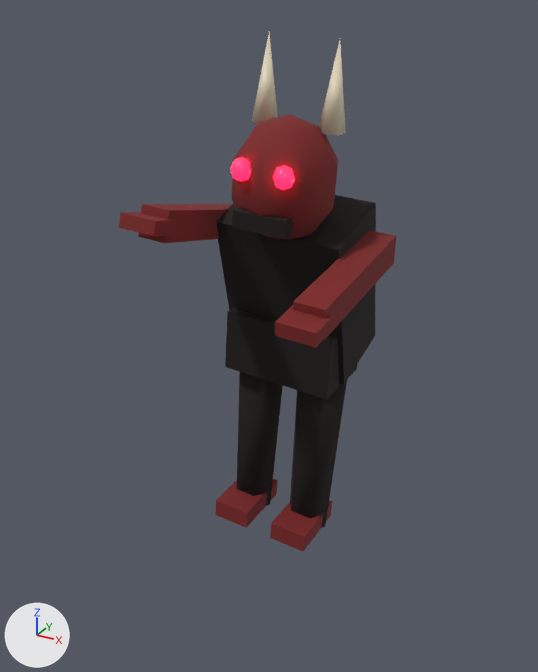
Renders of the glTF model models/ghoul_elite.glb from each side of a commit.
One viewpoint serves both versions: a camera (50 mm lens) standing at (1.31, -2.49, 2.09) and looking at (0.01, -0.12, 0.91). The axes (+X, +Y, +Z) are drawn at lower left. The lights are the same throughout. The picture after the commit comes second. Where no turn or scale is listed for an object, it has been applied to the vertices. Vertices at exactly the same position are counted once.

Script lines for the objects in view, before the commit:
```python
ob_arm1_skin = bpy.data.objects.new('arm1_skin', me_arm1_skin)
ob_arm1_skin.location = (0.002, -0.27, 0.028)
ob_arm_1_skin = bpy.data.objects.new('arm-1_skin', me_arm_1_skin)
ob_arm_1_skin.location = (0.001, 0.181, 0.013)
ob_ghoul_body_eyes = bpy.data.objects.new('ghoul_body_eyes', me_ghoul_body_eyes)
ob_ghoul_body_eyes.location = (0.0, 0.0, 0.0)
ob_ghoul_body_horn = bpy.data.objects.new('ghoul_body_horn', me_ghoul_body_horn)
ob_ghoul_body_horn.location = (0.0, 0.0, 0.0)
ob_ghoul_body_rags = bpy.data.objects.new('ghoul_body_rags', me_ghoul_body_rags)
ob_ghoul_body_rags.location = (0.0, 0.0, 0.0)
ob_ghoul_body_skin = bpy.data.objects.new('ghoul_body_skin', me_ghoul_body_skin)
ob_ghoul_body_skin.location = (0.0, 0.0, 0.0)
```
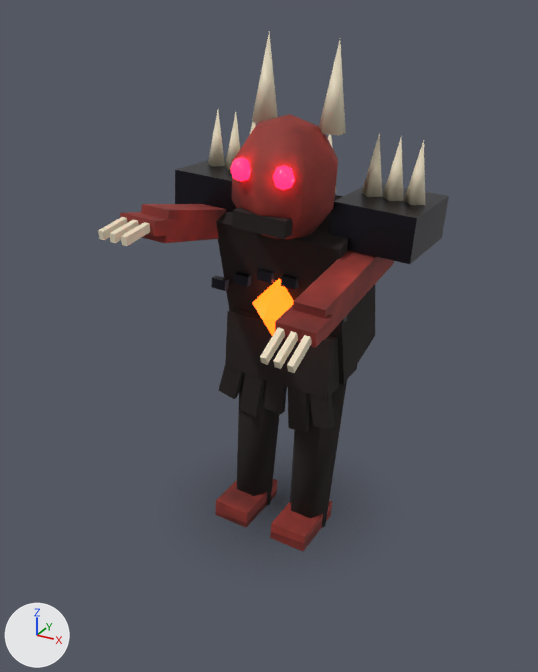
What changed in the scene script:
```text
Change mat_skin:
    remove mat_skin.base_color = (0.195, 0.013, 0.013)  # dark red #7a1e1e
    add mat_skin.texture = img_skin_skin_5
    mat_skin.roughness: 0.85 -> 0.75
Change mat_eyes:
    mat_eyes.emission_strength: 6.0 -> 8.0
Change me_arm_1_skin:
    where me_arm_1_skin.from_pydata(...)  # 16 vertices, 24 faces; spans x 0.311..0.456, y -0.818..-0.124, z 1.129..1.328
    me_arm_1_skin part 1: texture (UV) coordinates changed
Change me_ghoul_body_horn:
    remove me_ghoul_body_horn.from_pydata(...)  # 12 vertices, 16 faces; spans x -0.06..0.29, y -0.168..-0.072, z 1.704..2.024
    add me_ghoul_body_horn.from_pydata(...)  # 58 vertices, 76 faces; spans x -0.344..0.554, y -0.168..0.25, z 1.044..2.024
    me_ghoul_body_horn part 2: a new loose piece of 13 vertices spanning x 0.314..0.554, y -0.02..0.06, z 1.465..1.698, in mat_horn (beige #e8dcc0)
    me_ghoul_body_horn part 3: a new loose piece of 13 vertices spanning x -0.344..-0.105, y -0.02..0.06, z 1.511..1.744, in mat_horn (beige #e8dcc0)
    other edits to the shape of me_ghoul_body_horn do not show in these pictures
Change me_ghoul_body_rags:
    remove me_ghoul_body_rags.from_pydata(...)  # 48 vertices, 76 faces; spans x -0.229..0.351, y -0.36..0.273, z -0.016..1.472
    add me_ghoul_body_rags.from_pydata(...)  # 88 vertices, 136 faces; spans x -0.229..0.351, y -0.36..0.273, z -0.016..1.472
    me_ghoul_body_rags part 4
    20 vertices are added at x -0.219..0.303, y -0.145, z 0.53..0.87
    20 new vertices lie (0.0, 0.03, 0.0) away from vertices in x -0.219..0.303, y -0.145, z 0.53..0.87
    60 new faces join them
Change me_ghoul_body_skin:
    where me_ghoul_body_skin.from_pydata(...)  # 50 vertices, 88 faces; spans x -0.22..0.3, y -0.37..0.08, z -0.02..1.77
    me_ghoul_body_skin part 5: texture (UV) coordinates changed
Add me_ghoul_body_rune:
    me_ghoul_body_rune.from_pydata([(0.082, -0.17, 1.177), (0.064, -0.17, 0.918), (-0.036, -0.17, 1.055), (0.073, -0.28, 1.047), (0.183, -0.17, 1.04), (0.073, -0.06, 1.047)], [], [(0, 2, 3), (0, 3, 4), (0, 4, 5), (0, 5, 2), (1, 3, 2), (1, 4, 3), (1, 5, 4), (1, 2, 5)])
    me_ghoul_body_rune.materials.append(mat_rune)  # orange #ff5a10, glowing orange #ff5a10
Add ob_shadow_shadow:
    ob_shadow_shadow = bpy.data.objects.new('shadow_shadow', me_shadow_shadow)  # 4 vertices, 2 faces; spans x -0.6..0.6, y -0.6..0.6, z 0.03; in mat_shadow (picture img_shadow)
    ob_shadow_shadow.location = (0.0, 0.0, 0.0)
Add ob_ghoul_body_rune:
    ob_ghoul_body_rune = bpy.data.objects.new('ghoul_body_rune', me_ghoul_body_rune)
    ob_ghoul_body_rune.location = (0.0, 0.0, 0.0)
Add ob_ghoul_body_iron:
    ob_ghoul_body_iron = bpy.data.objects.new('ghoul_body_iron', me_ghoul_body_iron)  # 64 vertices, 96 faces; spans x -0.385..0.583, y -0.195..0.2, z 1.058..1.53; in mat_iron (dark grey #2a2830)
    ob_ghoul_body_iron.location = (0.0, 0.0, 0.0)
Add ob_arm_1_horn:
    ob_arm_1_horn = bpy.data.objects.new('arm-1_horn', me_arm_1_horn)  # 24 vertices, 36 faces; spans x 0.3231..0.4386, y -0.9313..-0.8113, z 1.1012..1.1915; in mat_horn (beige #e8dcc0)
    ob_arm_1_horn.location = (0.001, 0.181, 0.013)
Add ob_arm1_horn:
    ob_arm1_horn = bpy.data.objects.new('arm1_horn', me_arm1_horn)  # 24 vertices, 36 faces; spans x -0.2583..-0.1453, y -0.4801..-0.3571, z 1.3881..1.4421; in mat_horn (beige #e8dcc0)
    ob_arm1_horn.location = (0.002, -0.27, 0.028)
```

Where the change shows, as pixel boxes (x1, y1, x2, y2) in the pictures (538 x 672 px):
'ghoul_body_rags', reshaped: before (216, 195, 376, 527); after (216, 195, 375, 527)
'ghoul_body_skin', surface changed: (215, 115, 338, 547) in both
'ghoul_body_iron', added: after (175, 155, 449, 323)
'arm-1_skin', surface changed: (275, 250, 394, 347) in both
'ghoul_body_horn', reshaped: before (252, 32, 346, 135); after (208, 32, 425, 205)
'arm1_skin', surface changed: (120, 204, 227, 243) in both
'arm-1_horn', added (beige): after (260, 327, 312, 373)
'ghoul_body_rune', added (orange): after (252, 279, 293, 336)
'arm1_horn', added (beige): after (98, 217, 150, 246)
'ghoul_body_eyes', surface changed: (231, 157, 295, 190) in both
'shadow_shadow', added: after (255, 485, 291, 522)
part 2 of me_ghoul_body_horn, added (beige): after (362, 132, 425, 205)
part 3 of me_ghoul_body_horn, added (beige): after (208, 110, 256, 170)
part 4 of me_ghoul_body_rags, added: after (218, 367, 334, 432)
